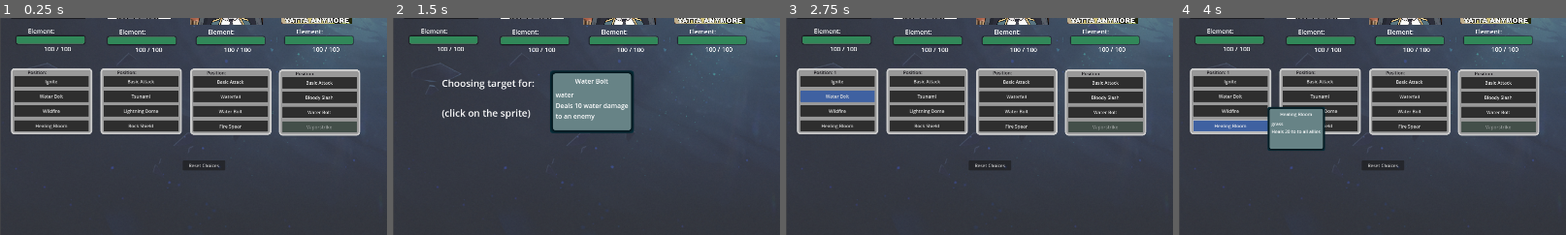
Above: before the commit, frames 1-4 (left to right).
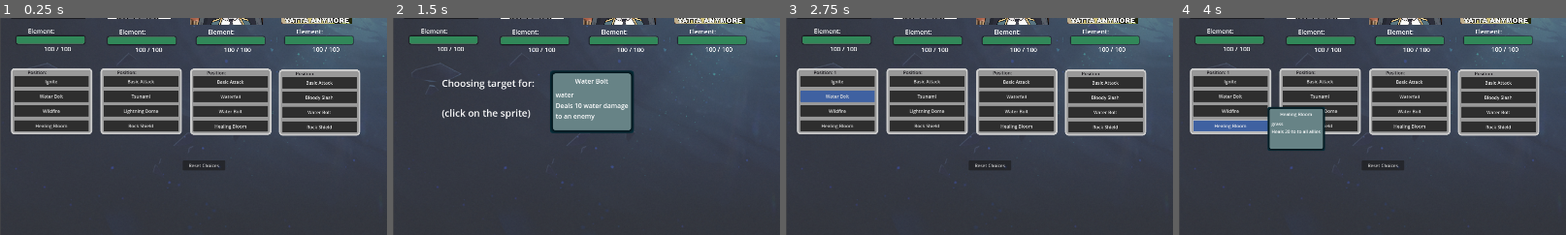
Above: after the commit, the same moments.

Repository: JuneauPlayz/project-burge
Game: Godot game, scene res://scenes/combat_test_2.tscn
Two runs of this game, one before a commit and one after it. Both use one fixed random seed, a clock stepped at 60 frames per second and the inputs below. This scene is started directly instead of the project's main scene.
Inputs (mouse positions are % of the whole screen's width and height, from its top left):
- Up to frame 1 (0.25 s): no input
- Up to frame 2 (1.5 s): click "Ignite" at 0.5 s; click "Water Bolt" at 1.25 s
- Up to frame 3 (2.75 s): click (59, 50) at 2.02 s
- Up to frame 4 (4 s): click "Wildfire" at 2.75 s; click "Healing Bloom" at 3.5 s
The pictures show only the part of the screen within x 0-50%, y 42-92%; the shares and areas given below are measured in that part.

The runs differ from the first frame. In frame 1, 1.0% of the frame differs, in the area x 55-93%, y 47-53%; in frame 2, nothing differs; in frame 3, 1.0%; in frame 4, 1.0%.

Commit message:
Bleed Fixed (Stacks)

Diff:
--- a/scenes/combat_manager.gd
+++ b/scenes/combat_manager.gd
@@ -80,7 +80,8 @@
 	for x in enemy2.status:
 		print("statuses remaining: " + str(len(enemy2.status)))
 		print("found a status: ")
-		print(x.turns_remaining)
+		print(x)
+		print("turns remaining: " + str(x.turns_remaining))
 	if enemy2.status == []:
 		print("no statuses found")
 
@@ -533,8 +534,12 @@
 	for enemy in enemies:
 		if enemy.status != []:
 			for status in enemy.status:
-				if status.pre_turn == 0:
+				#if status.pre_turn == 0:
 					enemy.execute_status(status)
+		#remove any statuses with duration 0
+		for i in range (len(enemy.status)-1, -1, -1):
+			if enemy.status[i].turns_remaining <= 0:
+				enemy.status.remove_at(i)
 
 func ally_pre_status():
 	for ally in allies:
--- a/scenes/combat_test_2.tscn
+++ b/scenes/combat_test_2.tscn
@@ -11,7 +11,6 @@
 [ext_resource type="Resource" uid="uid://b70k44ljti3df" path="res://resources/Skills/Wildfire.tres" id="8_66rri"]
 [ext_resource type="Resource" uid="uid://dooqfwlwxly5w" path="res://resources/Skills/Water_Bolt.tres" id="9_4meuk"]
 [ext_resource type="Resource" uid="uid://025hve2nq35j" path="res://resources/Skills/Healing_Bloom.tres" id="9_j4haq"]
-[ext_resource type="Resource" uid="uid://dcf2ccmtpg225" path="res://resources/Skills/Fire_Spear.tres" id="10_0ymtv"]
 [ext_resource type="Resource" uid="uid://bya4jpai0ygj5" path="res://resources/Skills/Rock Shield.tres" id="10_r3sqd"]
 [ext_resource type="Texture2D" uid="uid://b3bd5fw4hk3xb" path="res://assets/qiqifallen.png" id="11_4linb"]
 [ext_resource type="PackedScene" uid="uid://tlvpop5rp1x6" path="res://scenes/spell_select_ui.tscn" id="11_kfp4s"]
@@ -28,7 +27,6 @@
 [ext_resource type="AudioStream" uid="uid://c0fyotn8lqfkv" path="res://assets/fire hit.mp3" id="18_g8ami"]
 [ext_resource type="Resource" uid="uid://d0sxdut8uscys" path="res://resources/Skills/EnemyAOEEarth.tres" id="21_st4wd"]
 [ext_resource type="Resource" uid="uid://cr3bbtfskjida" path="res://resources/Skills/EnemyAOEFire.tres" id="22_bh7xm"]
-[ext_resource type="Resource" uid="uid://ddoguurpcf2jb" path="res://resources/Skills/Vaporstrike.tres" id="22_m2i6g"]
 [ext_resource type="AudioStream" uid="uid://4rhr7pwkbdml" path="res://assets/cliack.mp3" id="27_506a6"]
 
 [sub_resource type="LabelSettings" id="LabelSettings_mo5rj"]
@@ -151,7 +149,7 @@
 basic_atk = ExtResource("7_ytvil")
 skill_1 = ExtResource("16_f43bm")
 skill_2 = ExtResource("9_4meuk")
-ult = ExtResource("10_0ymtv")
+ult = ExtResource("9_j4haq")
 health = 100
 max_health = 100
 
@@ -182,7 +180,7 @@
 basic_atk = ExtResource("7_ytvil")
 skill_1 = ExtResource("17_o3a1s")
 skill_2 = ExtResource("9_4meuk")
-ult = ExtResource("22_m2i6g")
+ult = ExtResource("10_r3sqd")
 health = 100
 max_health = 100
 
--- a/scripts/enemy.gd
+++ b/scripts/enemy.gd
@@ -81,15 +81,9 @@
 	#handle status effects
 	if skill.status_effects != []:
 		for x in skill.status_effects:
-			var unique_status = true
-			#first, look for duplicate status effects
-			for y in status: #currently only implemented for bleed
-				if x.name == y.name:
-					unique_status = false
-					var new_bleed = BLEED.duplicate()
-					status.append(new_bleed)
-			if unique_status == true:
-				status.append(x)
+			if x.name == "Bleed":
+				var new_bleed = BLEED.duplicate()
+				status.append(new_bleed)
 	hp_bar.update_element(current_element)
 
 
@@ -130,8 +124,7 @@
 	target_chosen.emit(self)
 
 func execute_status(status_effect):
+	print(status_effect)
 	take_damage(status_effect.damage)
 	DamageNumbers.display_number(status_effect.damage, damage_number_origin.global_position, status_effect.element, "")
 	status_effect.turns_remaining -= 1
-	if status_effect.turns_remaining <= 0:
-		status.erase(status_effect)
Not shown: 1 places in scenes/combat_test_2.tscn that only renumber resources
